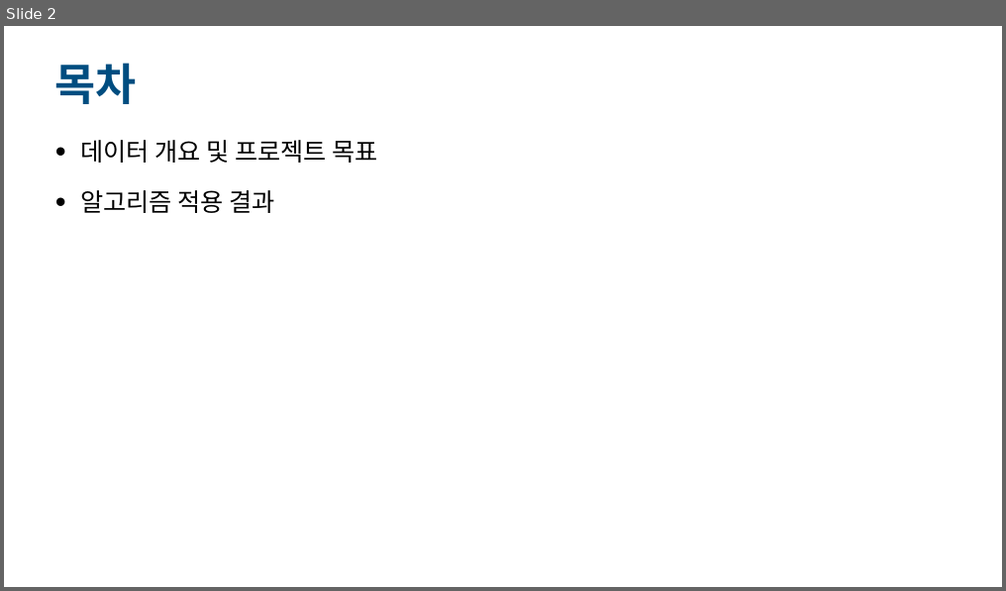
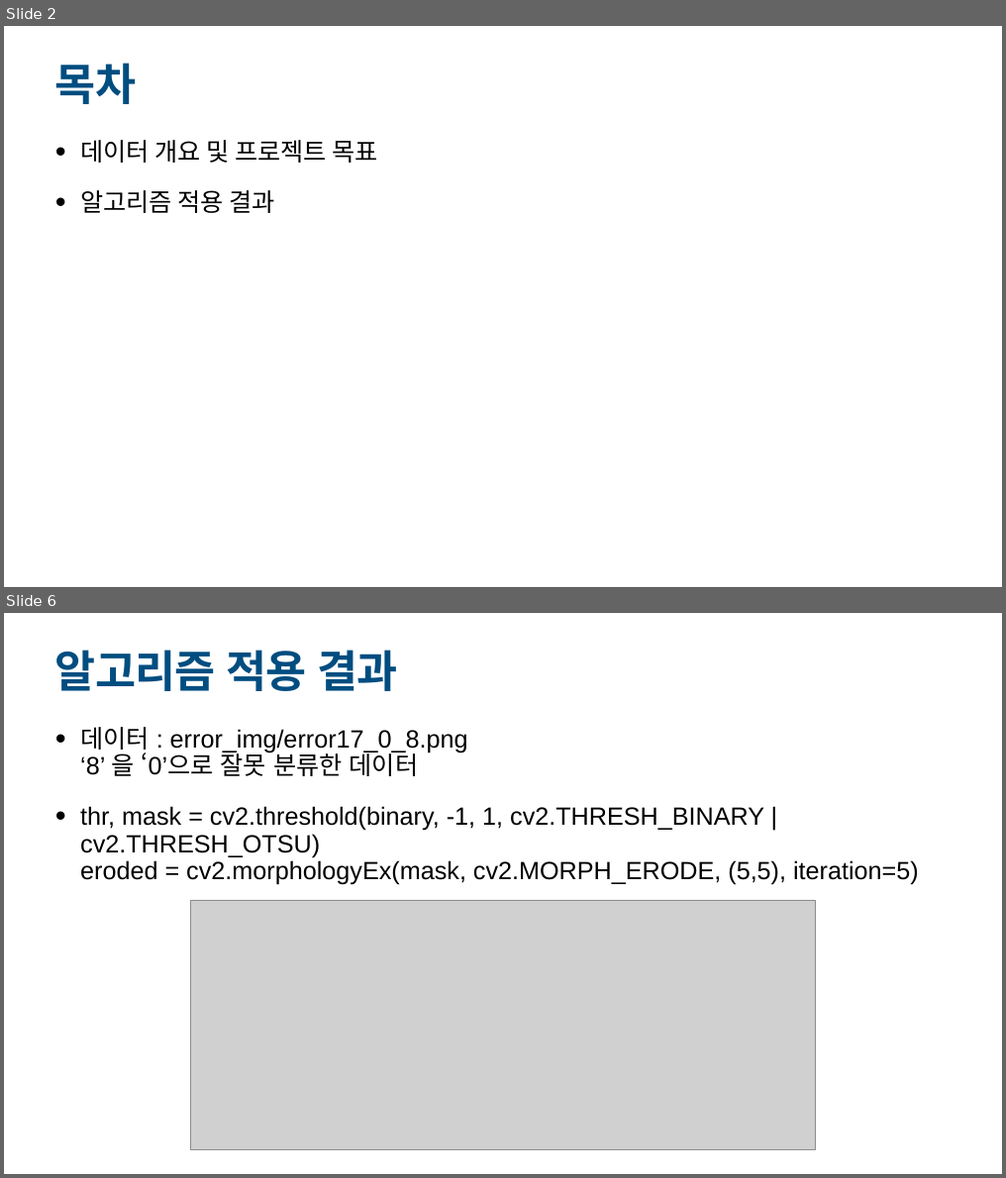
Before and after one commit to jun4879/cbnu_21_2_vision, a slide deck: 컴퓨터비전 중간 데이터/산업컴퓨터비전실제_중간프로젝트_김준태.pptx. Shown one above the other, each under a label of ours: slide 2 before the commit, slides 2 and 6 after it; the slides between them are not shown. The pictures are 1006x591 and 1006x1178 pixels, drawn with LibreOffice and Linux fonts; fonts in the diff are those of the drawing; grey boxes stand for pictures. Boxes give left, top, right and bottom in pixels: in the first picture for what was removed or moved away, otherwise in the second. Text is boxed around its words. In the diff, an @@ line names an element or a change of style, - is before the commit and + after.

```diff
--- a/컴퓨터비전 중간 데이터/산업컴퓨터비전실제_중간프로젝트_김준태.pptx
+++ b/컴퓨터비전 중간 데이터/산업컴퓨터비전실제_중간프로젝트_김준태.pptx
@@ slide 6 added at (4,613,1002,1174), background #FFFFFF @@
@@ title added at (55,650,397,691), 85 pt, text #004D80, bold @@
+알고리즘 적용 결과
@@ text added at (80,727,919,884), 48 pt, text #000000 @@
+• 데이터 : error_img/error17_0_8.png
+  ‘8’ 을 ‘0’으로 잘못 분류한 데이터
+• thr, mask = cv2.threshold(binary, -1, 1, cv2.THRESH_BINARY | cv2.THRESH_OTSU)
+  eroded = cv2.morphologyEx(mask, cv2.MORPH_ERODE, (5,5), iteration=5)
@@ picture added at (190,900,815,1150) @@
```
Also in this commit, not shown: 1 slide changed, 3 other slides added, 1 other file.
